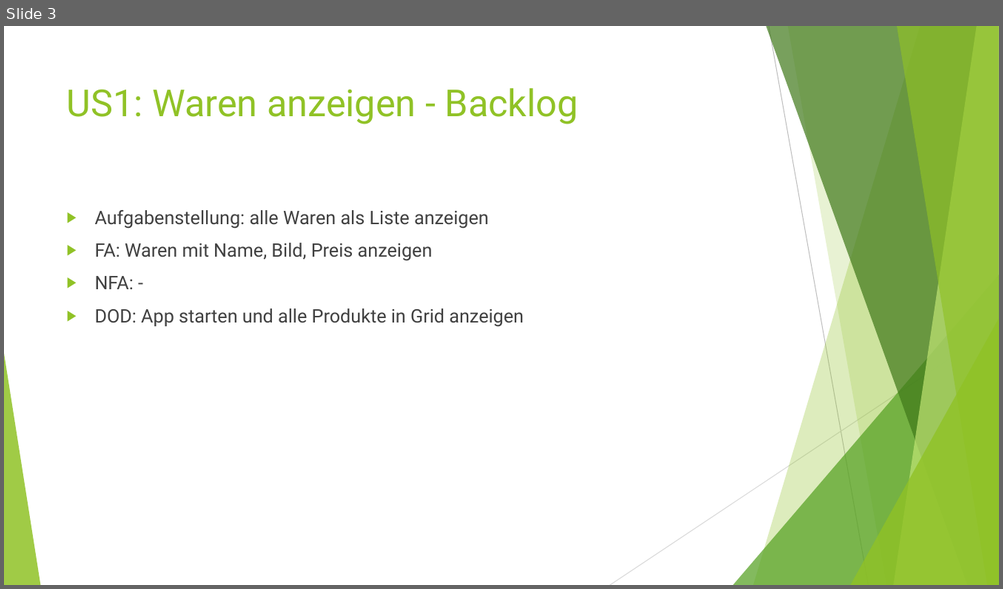
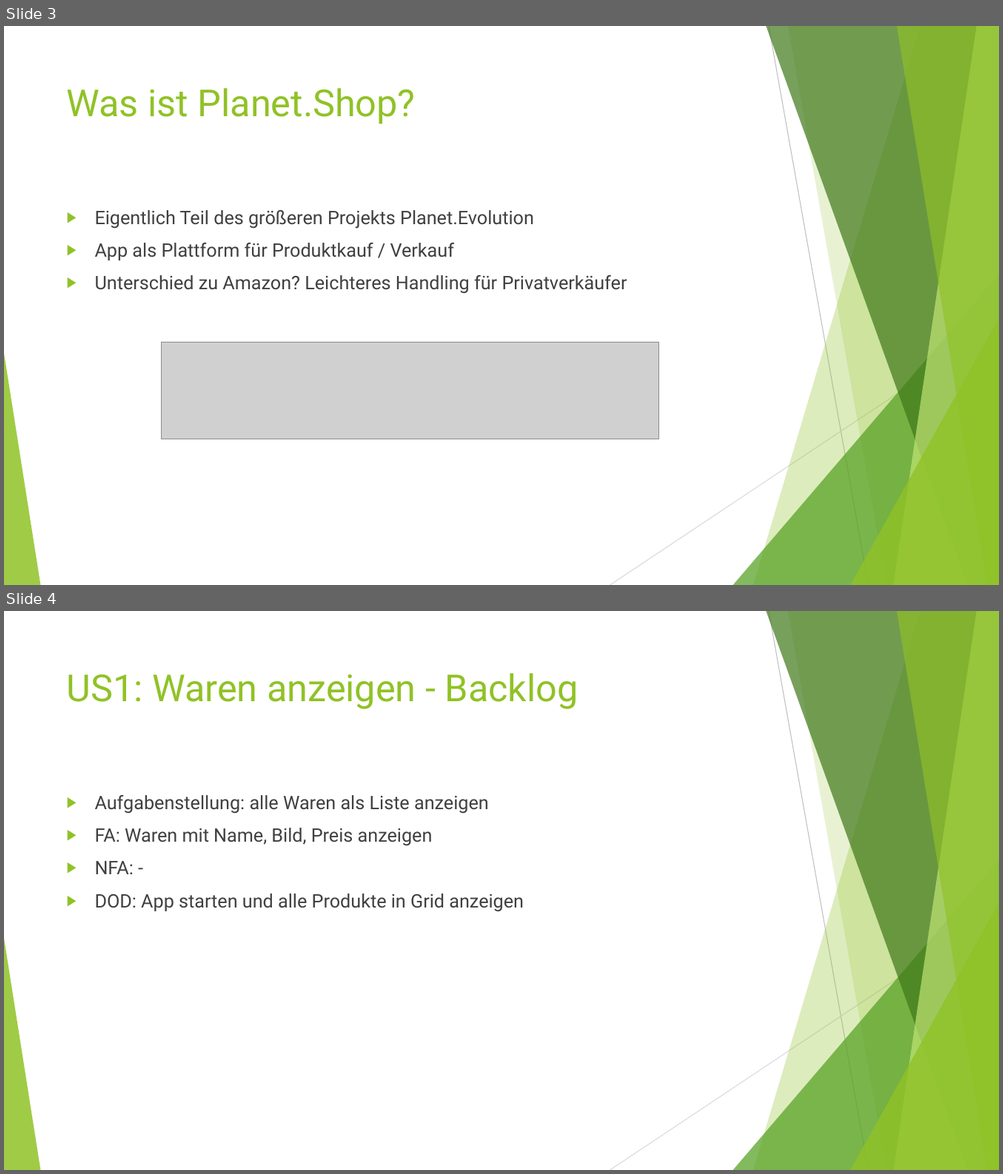
Before and after one commit to Grisdoff/Planet.Shop, a slide deck: Organisatorisches/Presentations/Presentation_WS.pptx. Shown one above the other, each under a label of ours: slide 3 before the commit, slides 3 and 4 after it. The pictures are 1003x589 and 1003x1174 pixels, drawn with LibreOffice and Linux fonts; fonts in the diff are those of the drawing; grey boxes stand for pictures. Boxes give left, top, right and bottom in pixels: in the first picture for what was removed or moved away, otherwise in the second. Text is boxed around its words. In the diff, an @@ line names an element or a change of style, - is before the commit and + after.

```diff
--- a/Organisatorisches/Presentations/Presentation_WS.pptx
+++ b/Organisatorisches/Presentations/Presentation_WS.pptx
@@ slide 3 added at (x1=4, y1=26, x2=999, y2=585), background #FFFFFF; not listed: 10 template elements that a slide beside it also shows @@
@@ title added at (x1=67, y1=88, x2=415, y2=124), 36 pt, text #90C226 @@
+Was ist Planet.Shop?
@@ text added at (x1=95, y1=210, x2=627, y2=294), 18 pt, text #404040 @@
+▶ Eigentlich Teil des größeren Projekts Planet.Evolution
+▶ App als Plattform für Produktkauf / Verkauf
+▶ Unterschied zu Amazon? Leichteres Handling für Privatverkäufer
@@ picture added at (x1=162, y1=342, x2=659, y2=440) @@
@@ what was slide 3 is now slide 4 @@
```
Also in this commit, not shown: 8 slides changed, 2 other slides added, 1 slide removed.
